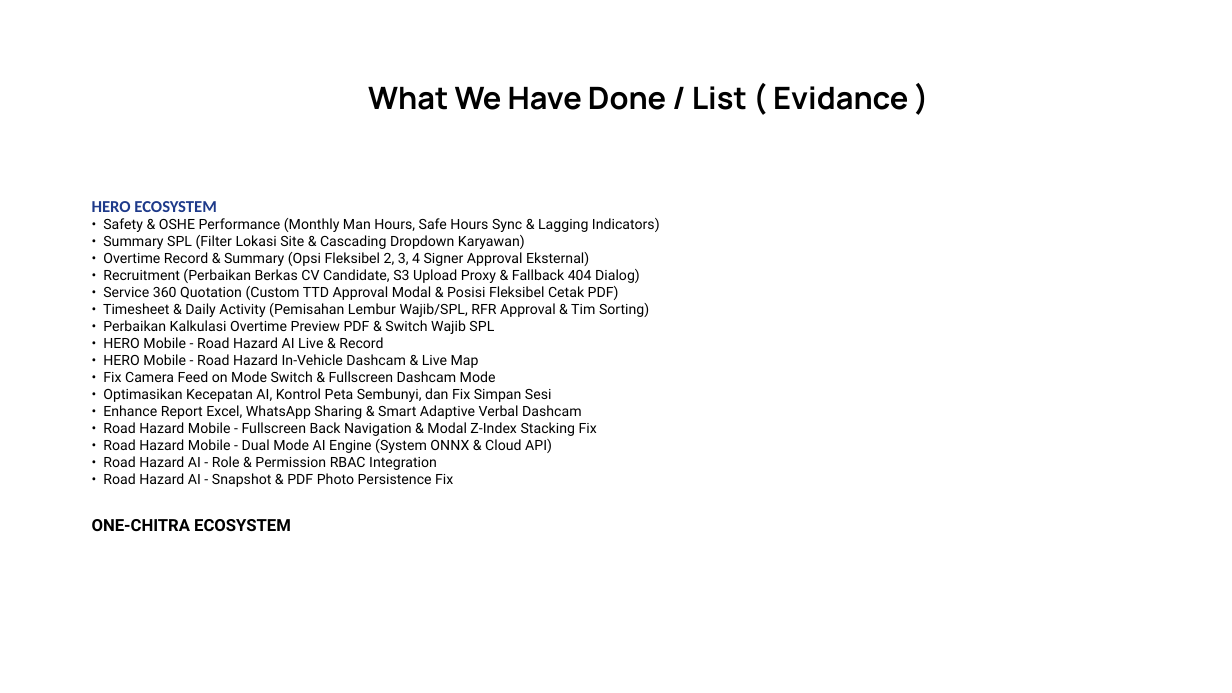
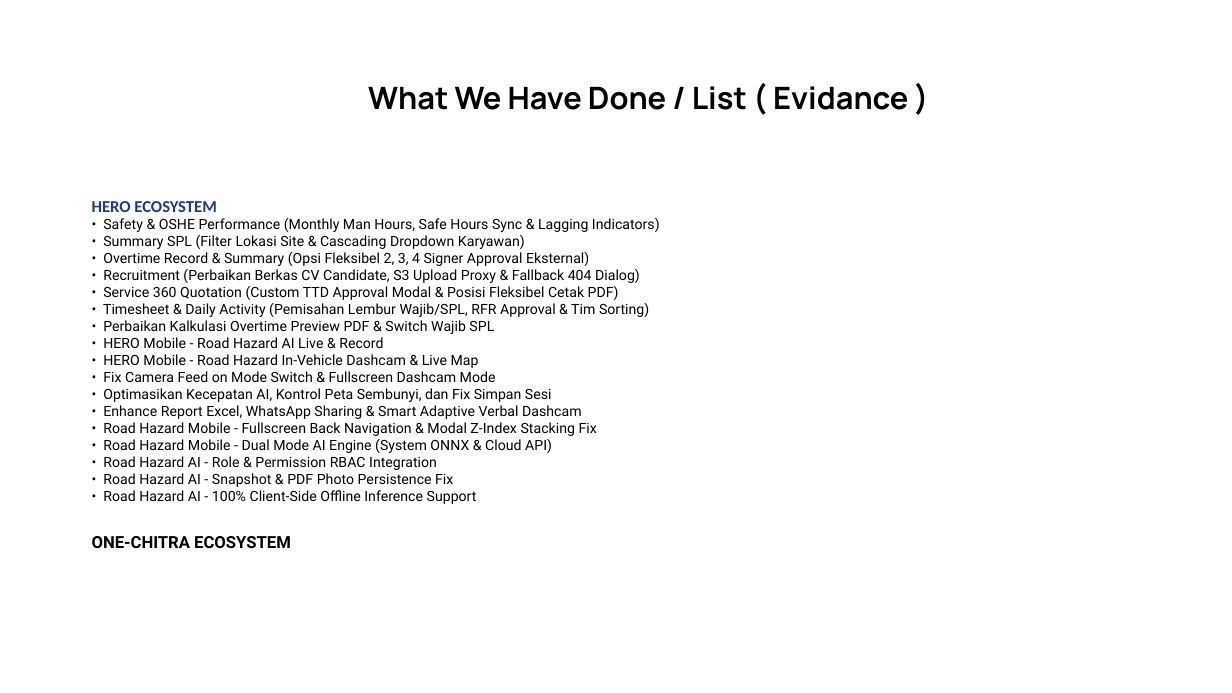
Before and after one commit to Annaskhadafi/hero, a slide deck: slide 4 of Monthly/MONTHLY NOVEMBER 2026 SDS.pptx. Drawn at 1232x693 pixels with LibreOffice and Linux fonts; fonts in the diff are those of the drawing; background and template pictures are left out. Boxes give left, top, right and bottom in pixels: in the first picture for what was removed or moved away, otherwise in the second. Text is boxed around its words. In the diff, an @@ line names an element or a change of style, - is before the commit and + after.

Commit message:
feat(road-hazard): support 100% client-side offline AI inference on user mobile device via WASM/WebGL

```diff
--- a/Monthly/MONTHLY NOVEMBER 2026 SDS.pptx
+++ b/Monthly/MONTHLY NOVEMBER 2026 SDS.pptx
@@ text at bbox=[103, 490, 477, 504]: paragraph added @@
+• Road Hazard AI - 100% Client-Side Offline Inference Support
```
Also in this commit, not shown: 1 slide added, 8 other files.
